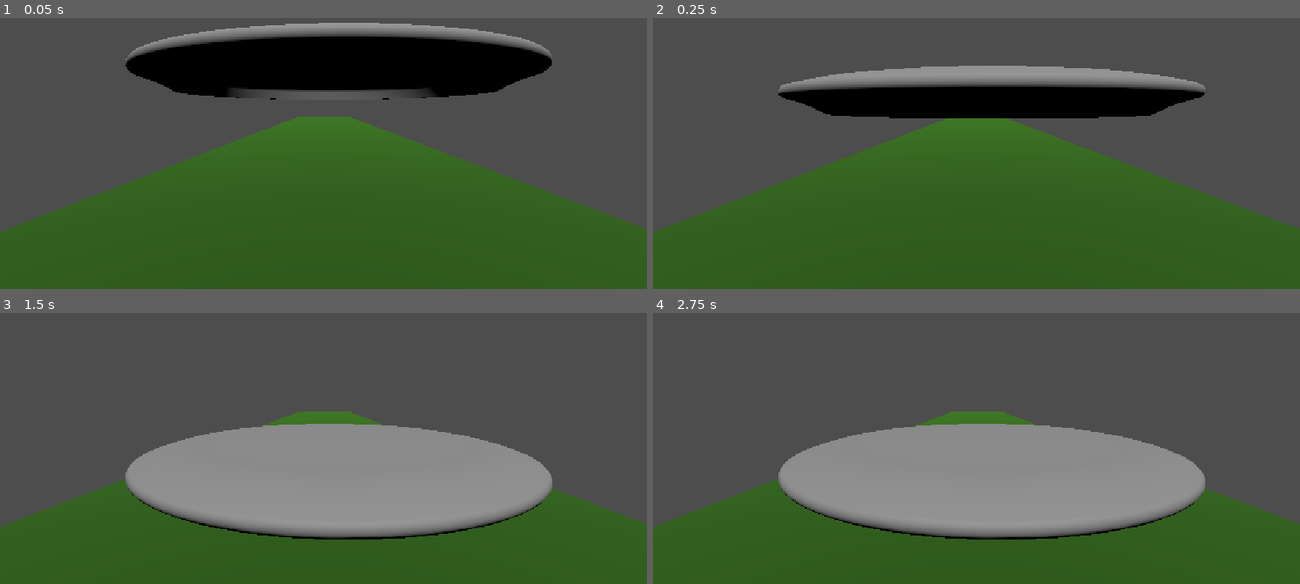
Above: before the commit, frames 1-4 (two rows, left to right).
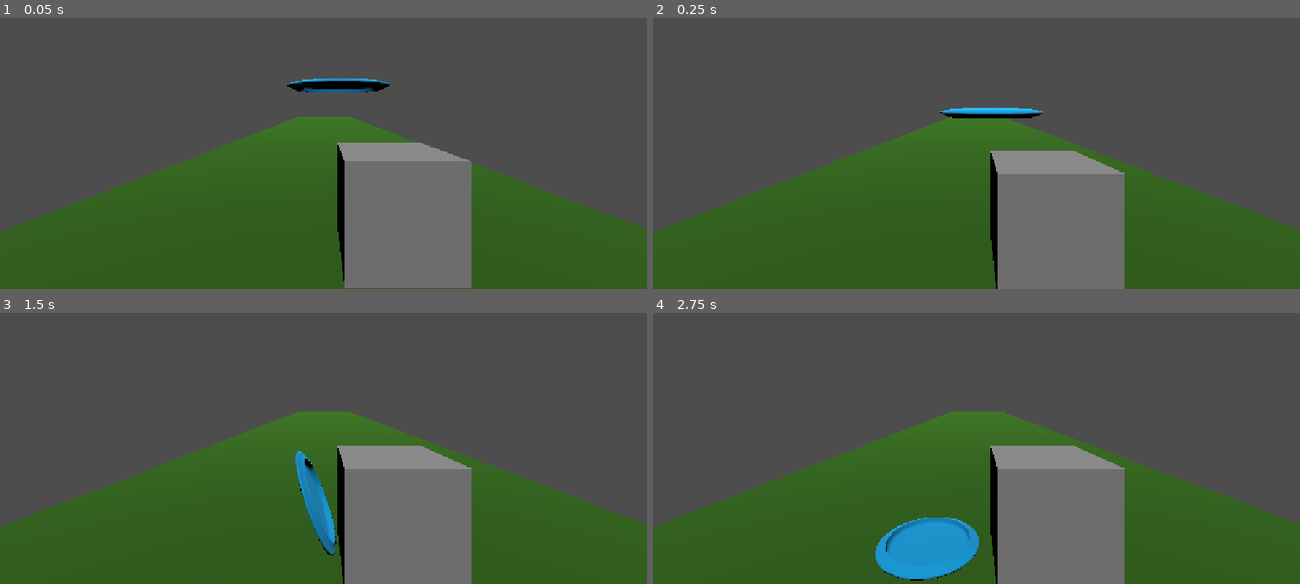
Above: after the commit, the same moments.

Repository: PastarDev/godot-disc-golf
Game: Godot game, scene res://main.tscn
The game is run twice, just before and just after one commit, with the same random seed, the same clock (stepped at 60 frames per second) and the same inputs.
Inputs:
- Up to frame 1 (0.05 s): no input
- Up to frame 2 (0.25 s): no input
- Up to frame 3 (1.5 s): no input
- Up to frame 4 (2.75 s): no input

The runs differ from the first frame. In frame 1, 24% of the frame differs, in the area x 19-86%, y 1-100%; in frame 2, 20%; in frame 3, 24%; in frame 4, 26%, in the area x 19-86%, y 40-100%.

Commit message:
disc workie
disc works now :3

Diff:
--- a/SampleDisc.tscn
+++ b/SampleDisc.tscn
@@ -1,6 +1,10 @@
 [gd_scene format=3 uid="uid://bard14qbs6c1e"]
 
 [ext_resource type="ArrayMesh" uid="uid://bhtdvc5ejb73p" path="res://disc.obj" id="1_fcu7y"]
+
+[sub_resource type="StandardMaterial3D" id="StandardMaterial3D_h2yge"]
+vertex_color_use_as_albedo = true
+albedo_color = Color(1.8289685e-06, 0.5878264, 0.82721573, 1)
 
 [sub_resource type="CylinderShape3D" id="CylinderShape3D_jsssl"]
 
@@ -8,7 +12,9 @@
 
 [node name="DiscMesh" type="MeshInstance3D" parent="." unique_id=1181428907]
 transform = Transform3D(0.025, 0, 0, 0, 0.025, 0, 0, 0, 0.025, 0, 0, 0)
+material_override = SubResource("StandardMaterial3D_h2yge")
 mesh = ExtResource("1_fcu7y")
 
 [node name="CollisionShape3D" type="CollisionShape3D" parent="." unique_id=1357547421]
+transform = Transform3D(5.2451406, 0, 0, 0, 0.25104973, 0, 0, 0, 5.2, 0, -0.15882528, 0)
 shape = SubResource("CylinderShape3D_jsssl")
--- a/main.tscn
+++ b/main.tscn
@@ -4,10 +4,14 @@
 [ext_resource type="PackedScene" uid="uid://mrlaexqa04jm" path="res://map1.tscn" id="2_h2yge"]
 [ext_resource type="PackedScene" uid="uid://bard14qbs6c1e" path="res://SampleDisc.tscn" id="3_h2yge"]
 
+[sub_resource type="BoxMesh" id="BoxMesh_jsssl"]
+
+[sub_resource type="BoxShape3D" id="BoxShape3D_jsssl"]
+
 [node name="main" type="Node3D" unique_id=1902930073]
 
 [node name="player" parent="." unique_id=815929019 instance=ExtResource("1_0xm2m")]
-transform = Transform3D(1, 0, 0, 0, 1, 0, 0, 0, 1, -0.14208627, 0, 3.2746723)
+transform = Transform3D(1, 0, 0, 0, 1, 0, 0, 0, 1, -0.14208627, 0, 3.940337)
 
 [node name="ground" parent="." unique_id=53059265 instance=ExtResource("2_h2yge")]
 transform = Transform3D(4, 0, 0, 0, 1, 0, 0, 0, 20, -0.09277654, 0, -13.831416)
@@ -15,5 +19,17 @@
 [node name="MainSun" type="DirectionalLight3D" parent="." unique_id=69877582]
 transform = Transform3D(1, 0, 0, 0, 0.5210079, 0.85355186, 0, -0.85355186, 0.5210079, 0, 37.1981, 9.467678)
 
+[node name="RigidBody3D" type="RigidBody3D" parent="." unique_id=1355291258]
+transform = Transform3D(1, 0, 0, 0, 1, 0, 0, 0, 1, -0.062057674, 0, 0)
+
+[node name="TestBox" type="MeshInstance3D" parent="RigidBody3D" unique_id=1804311398]
+transform = Transform3D(1, 0, 0, 0, 1, 0, 0, 0, 1, 0.5869919, 0.60817015, 1.4611945)
+mesh = SubResource("BoxMesh_jsssl")
+
+[node name="CollisionShape3D" type="CollisionShape3D" parent="RigidBody3D" unique_id=700694690]
+transform = Transform3D(1, 0, 0, 0, 1, 0, 0, 0, 1, 0.5869919, 0.6081699, 1.4611945)
+shape = SubResource("BoxShape3D_jsssl")
+
 [node name="Disc" parent="." unique_id=1960621020 instance=ExtResource("3_h2yge")]
-transform = Transform3D(1, 0, 0, 0, 1, 0, 0, 0, 1, 0, 2.1321926, -0.747756)
+transform = Transform3D(0.2, 0, 0, 0, 0.2, 0, 0, 0, 0.2, 0.011148781, 1.7939732, 1.3485347)
+mass = 0.001
--- a/player.tscn
+++ b/player.tscn
@@ -24,4 +24,3 @@
 
 [node name="Camera3D" type="Camera3D" parent="." unique_id=1979315202]
 transform = Transform3D(1, 0, 0, 0, 1, 0, 0, 0, 1, 0, 1.53028, -0.1008935)
-current = true
--- /dev/null
+++ b/test.tscn
@@ -0,0 +1,29 @@
+[gd_scene format=3 uid="uid://dx4lngd0it33l"]
+
+[sub_resource type="PlaneMesh" id="PlaneMesh_jsssl"]
+
+[sub_resource type="BoxMesh" id="BoxMesh_jsssl"]
+
+[sub_resource type="BoxShape3D" id="BoxShape3D_jsssl"]
+
+[node name="test" type="Node3D" unique_id=939903768]
+
+[node name="MeshInstance3D" type="MeshInstance3D" parent="." unique_id=1327685028]
+transform = Transform3D(3.1750271, 0, 0, 0, 1, 0, 0, 0, 2.317473, 0.77522063, 2.3841858e-07, -0.19014502)
+mesh = SubResource("PlaneMesh_jsssl")
+
+[node name="CollisionShape3D" type="CollisionShape3D" parent="MeshInstance3D" unique_id=504146510]
+
+[node name="RigidBody3D" type="RigidBody3D" parent="." unique_id=229194185]
+
+[node name="MeshInstance3D2" type="MeshInstance3D" parent="RigidBody3D" unique_id=937464332]
+transform = Transform3D(0.56960374, 0, 0, 0, 0.5295501, 0, 0, 0, 0.6457443, 1.126764, 0.3984189, 0)
+mesh = SubResource("BoxMesh_jsssl")
+
+[node name="CollisionShape3D" type="CollisionShape3D" parent="RigidBody3D" unique_id=459229941]
+transform = Transform3D(0.5755583, 0, 0, 0, 0.5056993, 0, 0, 0, 0.640735, 1.1276793, 0.41623187, 0)
+shape = SubResource("BoxShape3D_jsssl")
+
+[node name="Camera3D" type="Camera3D" parent="." unique_id=1784286758]
+transform = Transform3D(0.11448493, 0.049658403, -0.9921831, -0.0056921635, 0.9987664, 0.0493311, 0.9934087, 0, 0.11462635, -1.8720945, 0.41818428, 0)
+current = true
